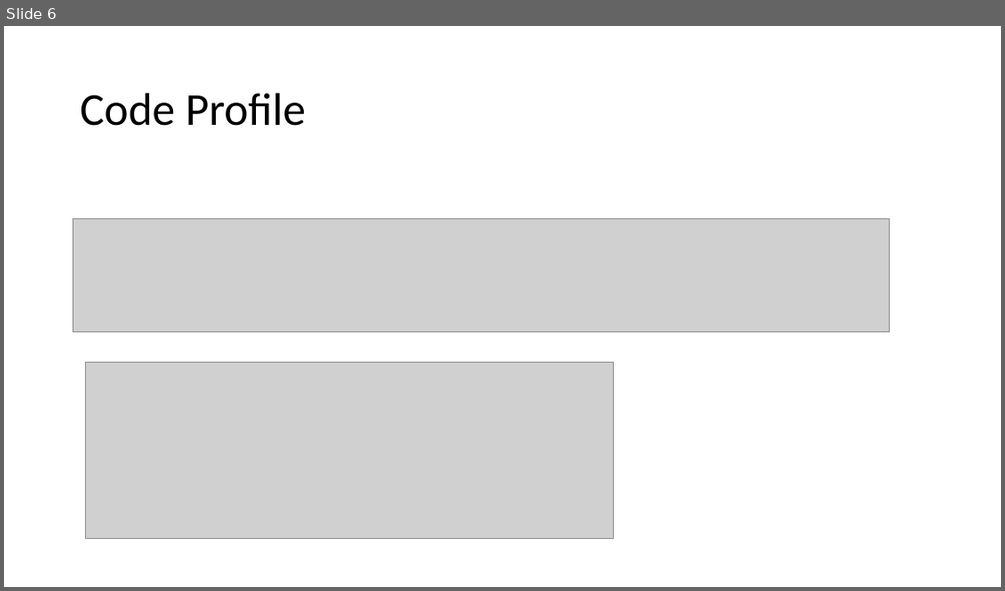
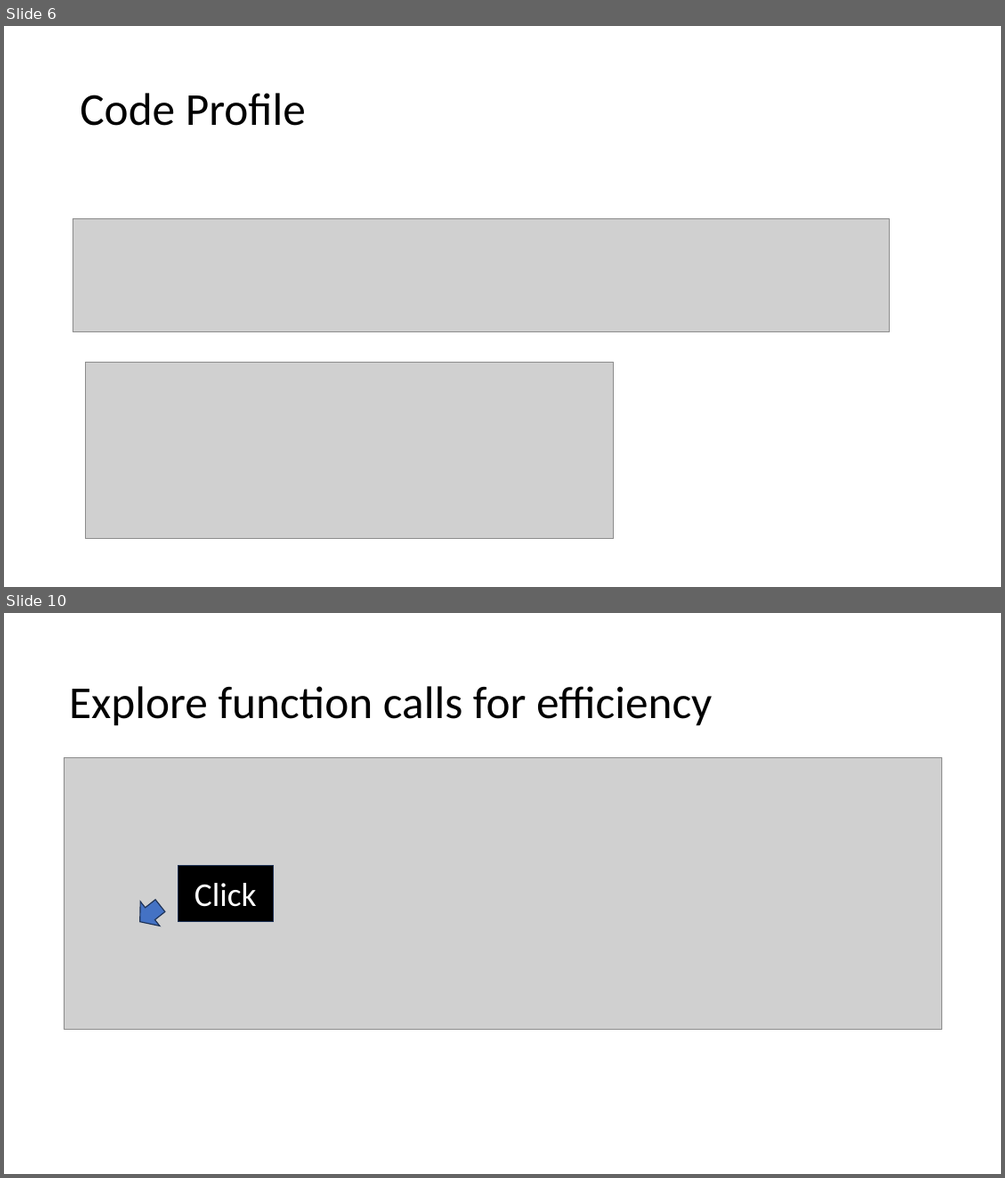
Before and after one commit to CU-NRSC-7657/NRSC7657, a slide deck: Week6/Matlab Topics_QOL.pptx. Shown one above the other, each under a label of ours: slide 6 before the commit, slides 6 and 10 after it; the slides between them are not shown. The pictures are 1005x591 and 1005x1178 pixels, drawn with LibreOffice and Linux fonts; fonts in the diff are those of the drawing; grey boxes stand for pictures. Boxes give left, top, right and bottom in pixels: in the first picture for what was removed or moved away, otherwise in the second. Text is boxed around its words. In the diff, an @@ line names an element or a change of style, - is before the commit and + after.

```diff
--- a/Week6/Matlab Topics_QOL.pptx
+++ b/Week6/Matlab Topics_QOL.pptx
@@ slide 10 added at [4, 613, 1001, 1174], background #FFFFFF @@
@@ title added at [69, 686, 712, 726], 44 pt, text #000000 @@
+Explore function calls for efficiency
@@ picture added at [64, 757, 942, 1029] @@
@@ rectangle added at [178, 865, 273, 921], fill #000000, outline #1E3256 1 pt, 32 pt, text #FFFFFF @@
+Click
@@ left arrow added at [130, 893, 170, 934], fill #4472C4, outline #1E3256 1 pt @@
```
Also in this commit, not shown: 1 slide changed, 3 other slides added, 3 other files.
